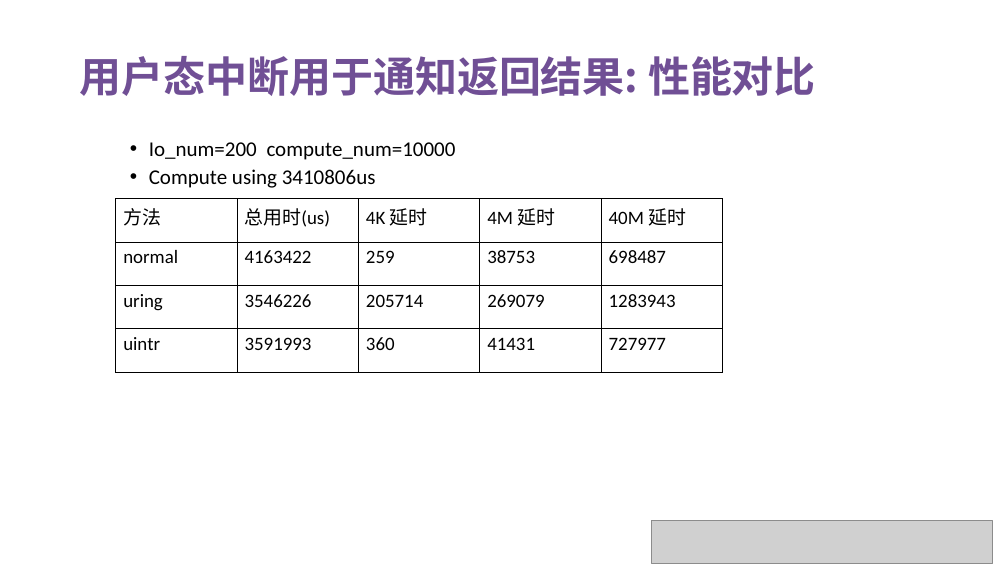
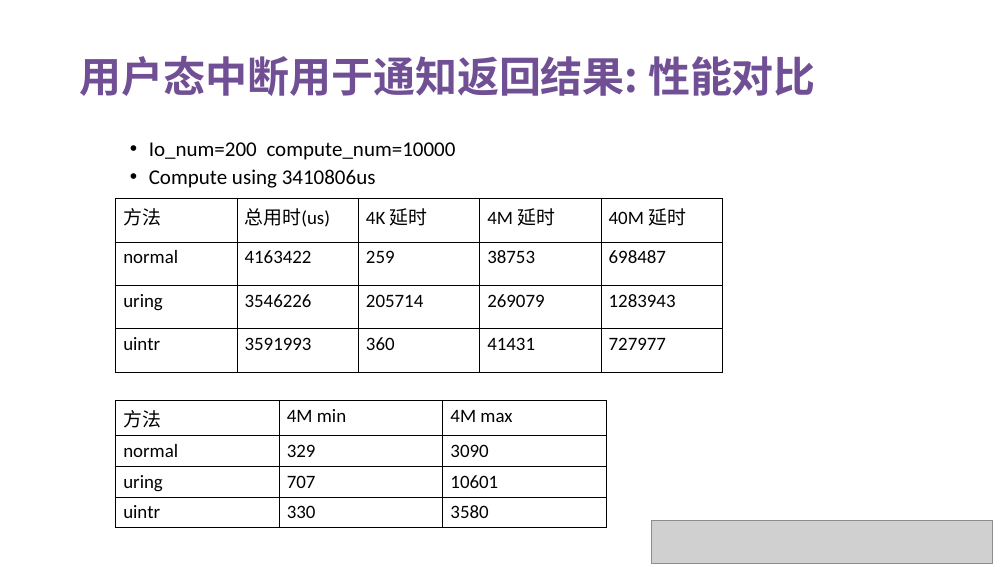
Before and after one commit to OS-F-4/usr-intr, a slide deck: slide 27 of 技术交流报告.pptx (slide 26 before the commit). Drawn at 1008x567 pixels with LibreOffice and Linux fonts; fonts in the diff are those of the drawing; grey boxes stand for pictures. Boxes give left, top, right and bottom in pixels: in the first picture for what was removed or moved away, otherwise in the second. Text is boxed around its words. In the diff, an @@ line names an element or a change of style, - is before the commit and + after.

```diff
--- a/技术交流报告.pptx
+++ b/技术交流报告.pptx
@@ table added at (116,401,606,523), 4 rows, 3 columns @@
+方法 | 4M min | 4M max
+normal | 329 | 3090
+uring | 707 | 10601
+uintr | 330 | 3580
```
Also in this commit, not shown: 3 other slides changed, 2 slides added, 4 other files.
